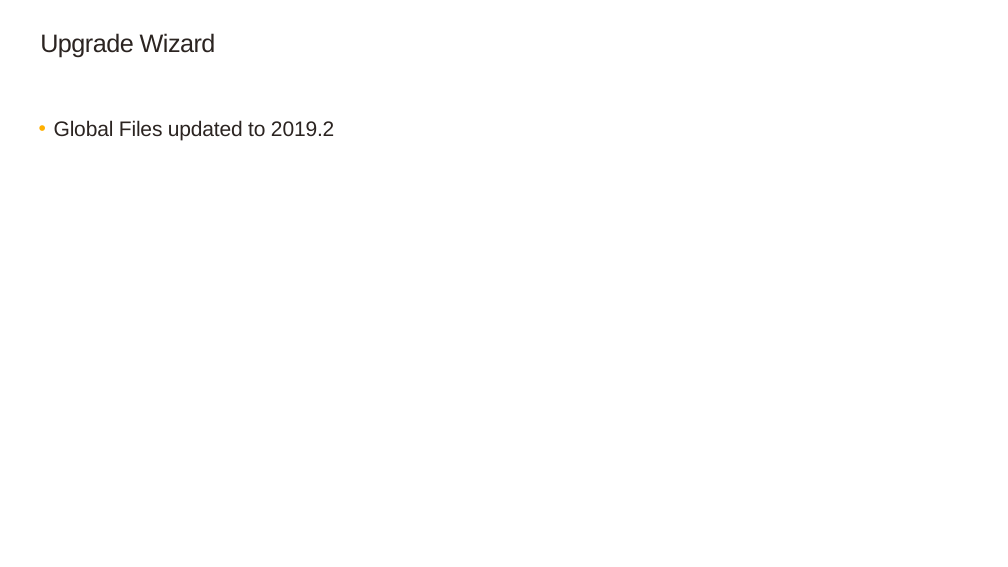
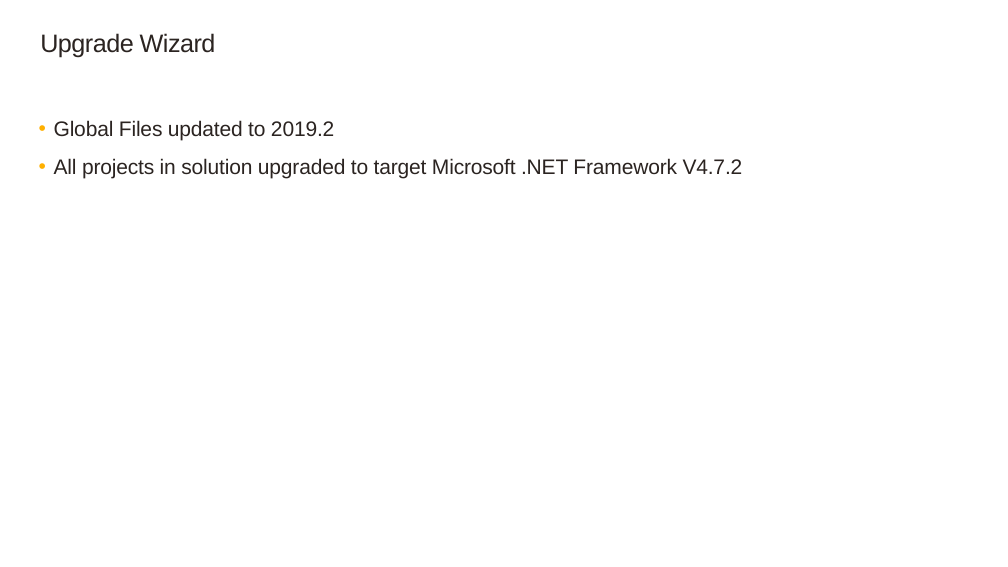
Before and after one commit to SageNADev/Sage300-SDK, a slide deck: slide 6 of docs/presentations/Sage300SDK_20192WebSDKOverview.pptx. Drawn at 1008x567 pixels with LibreOffice and Linux fonts; fonts in the diff are those of the drawing; background and template pictures are left out. Boxes give left, top, right and bottom in pixels: in the first picture for what was removed or moved away, otherwise in the second. Text is boxed around its words. In the diff, an @@ line names an element or a change of style, - is before the commit and + after.

```diff
--- a/docs/presentations/Sage300SDK_20192WebSDKOverview.pptx
+++ b/docs/presentations/Sage300SDK_20192WebSDKOverview.pptx
@@ text at box(54, 158, 743, 179): paragraph added @@
+  • All projects in solution upgraded to target Microsoft .NET Framework V4.7.2
```
Also in this commit, not shown: 23 other files.
